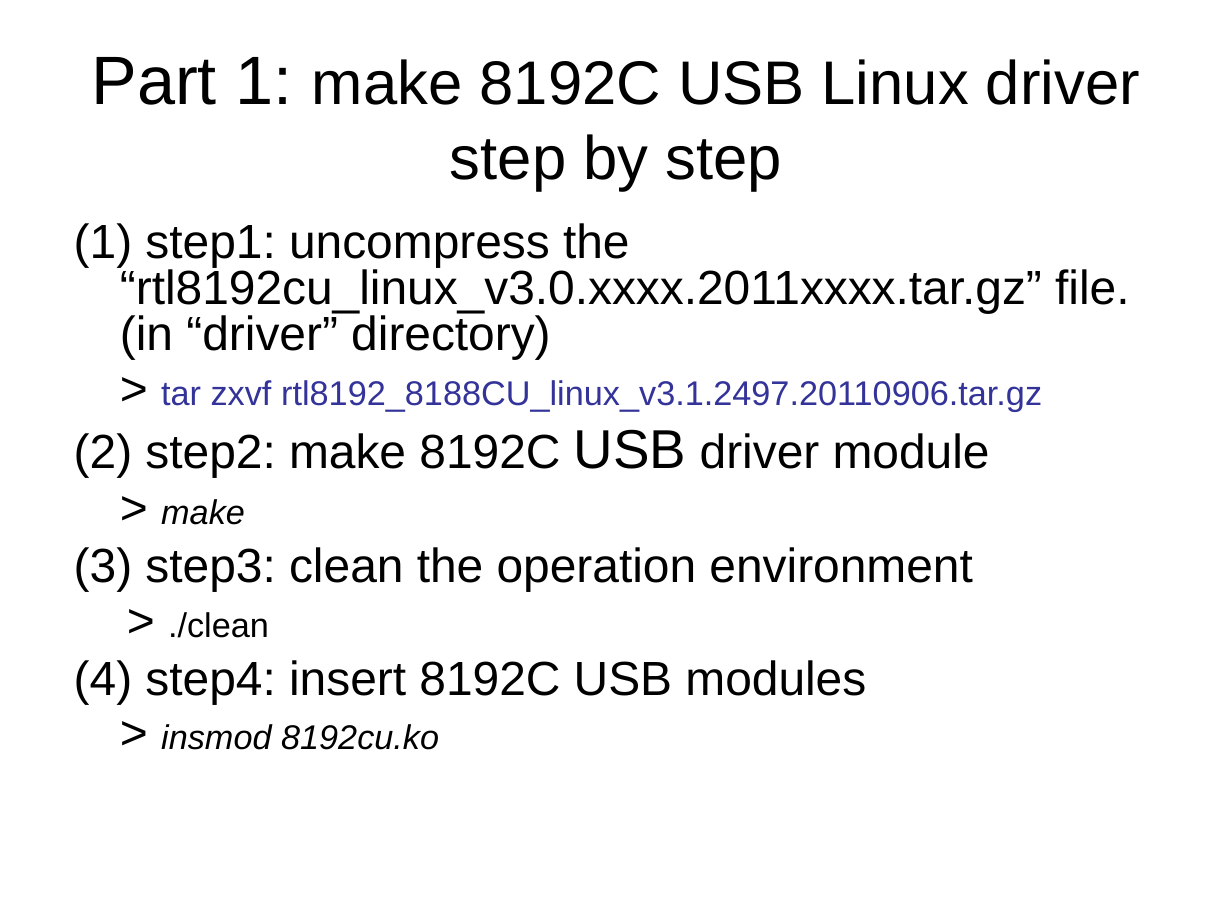
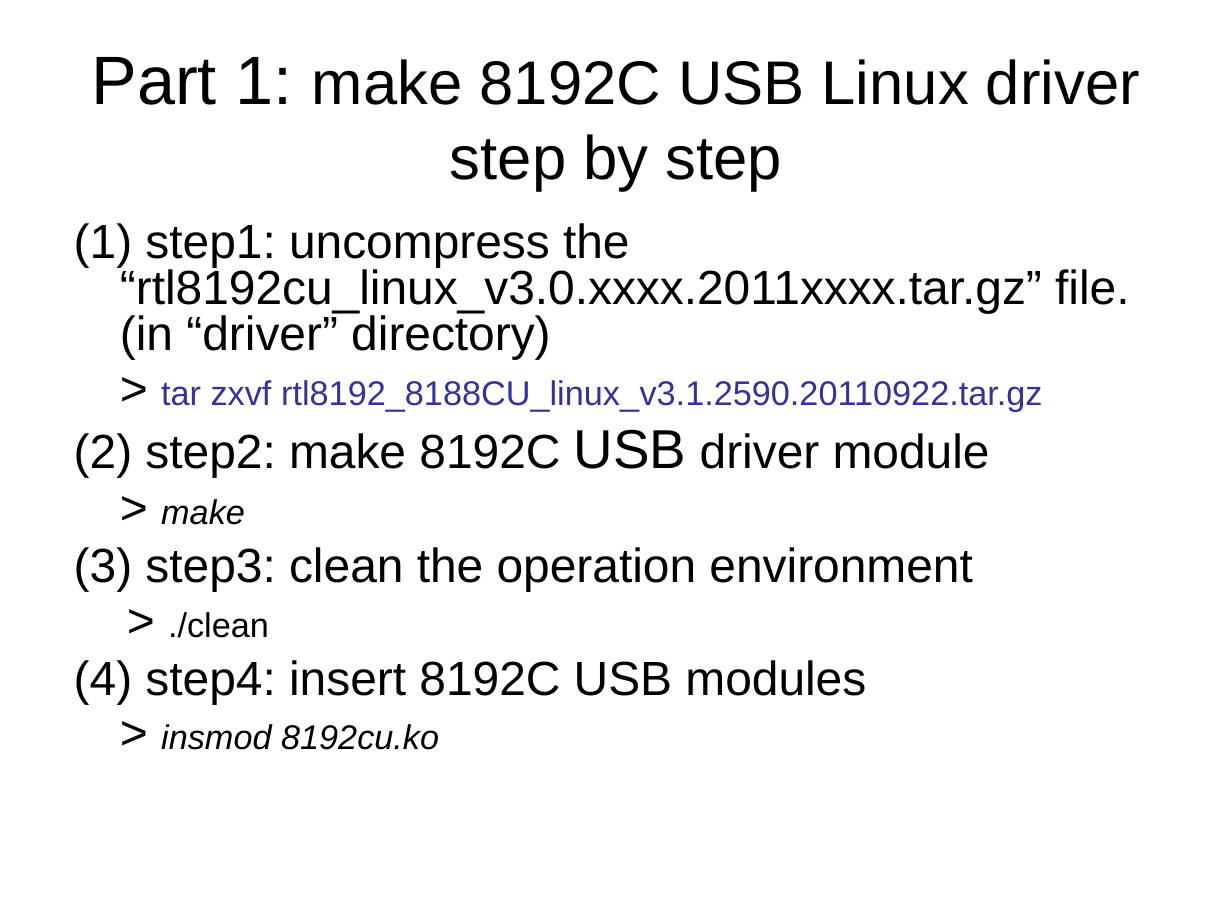
Before and after one commit to rettichschnidi/realtek-linux-RTL8188C_8192C-history, a slide deck: slide 6 of document/RTL8192C_usb_quick_installation_guide.ppt. Drawn at 1232x924 pixels with LibreOffice and Linux fonts; fonts in the diff are those of the drawing. Boxes give left, top, right and bottom in pixels: in the first picture for what was removed or moved away, otherwise in the second. Text is boxed around its words. In the diff, an @@ line names an element or a change of style, - is before the commit and + after.

```diff
--- a/document/RTL8192C_usb_quick_installation_guide.ppt
+++ b/document/RTL8192C_usb_quick_installation_guide.ppt
@@ text at [161, 380, 1042, 411]: text changed @@
-> tar zxvf rtl8192_8188CU_linux_v3.1.2497.20110906.tar.gz
+> tar zxvf rtl8192_8188CU_linux_v3.1.2590.20110922.tar.gz
```
Also in this commit, not shown: 25 other files.
